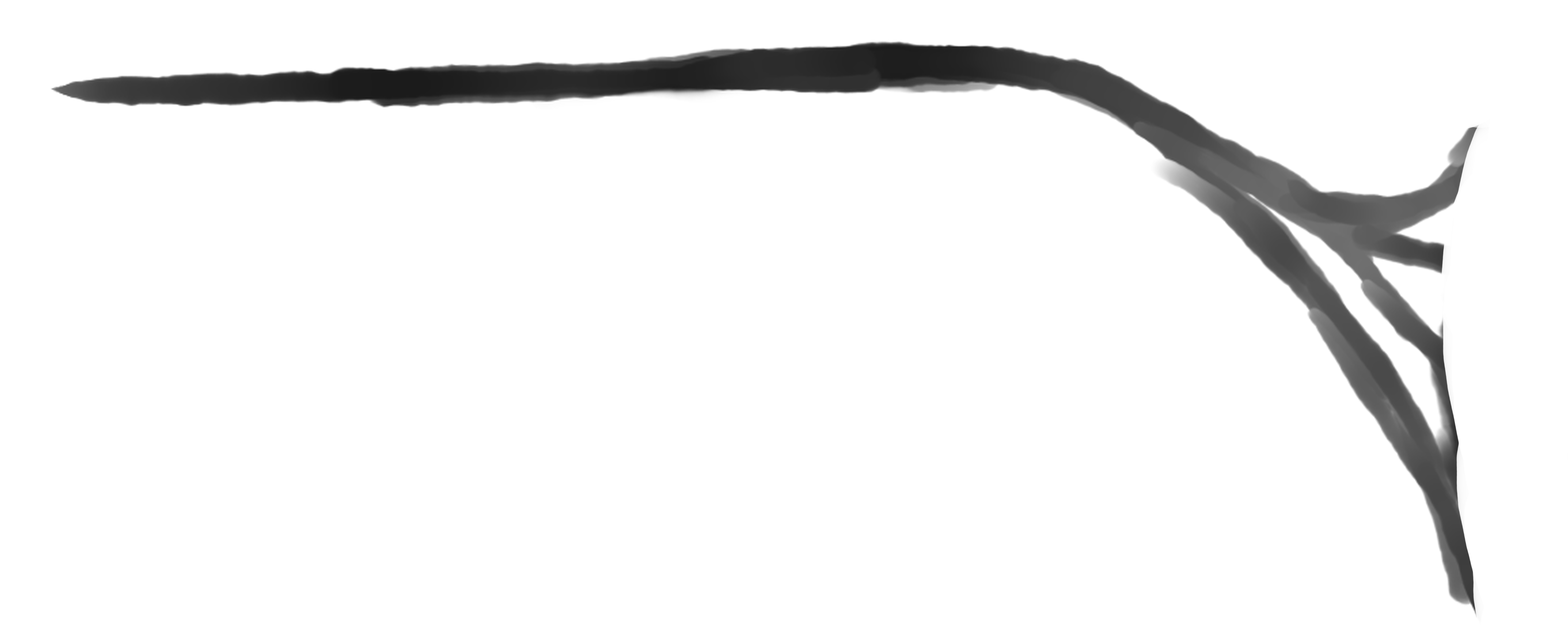
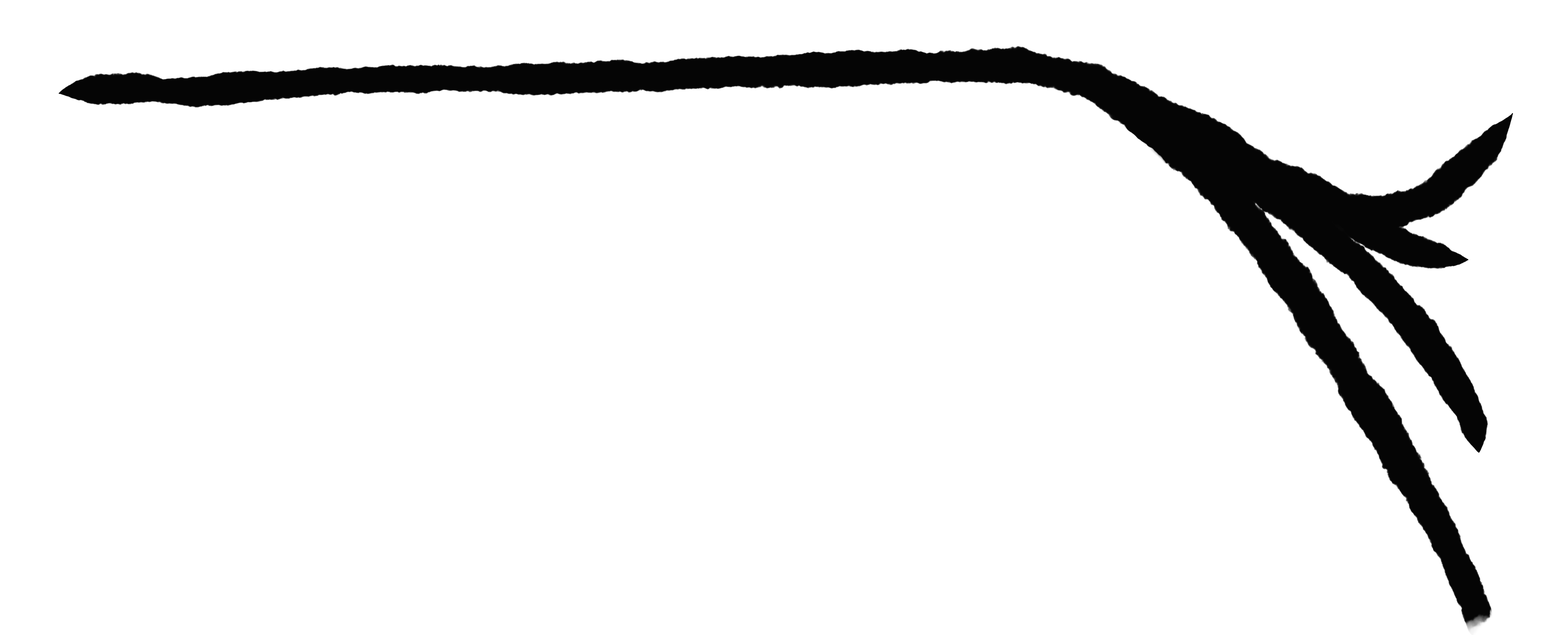
Layer changes from the first 1568x635 image to the second:
added layer "main" above "レイヤー7" over [58, 45, 1514, 233]
added layer "レイヤー7" above "レイヤー8" over [1107, 96, 1493, 635]
added layer "レイヤー8" above "geteken" over [1309, 211, 1469, 270]
hid "geteken", opacity 100% → 51% over [50, 40, 1514, 626]
